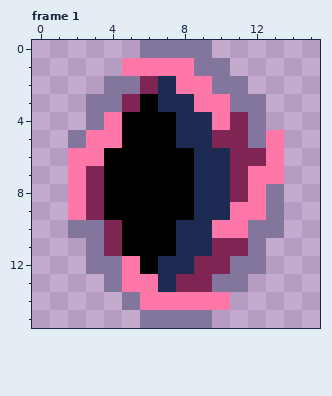
One commit to this pixel-art file: assets/portal.aseprite. The picture above was drawn from the file before the commit.
16x16 pixels, 1 frame. Shown: frame 1. The commit also changed other frames, which this record leaves out.
New version:
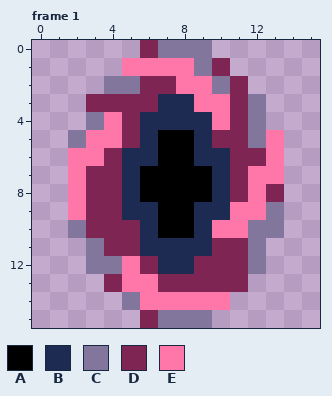
Palette (. is transparent): A #000000  B #1d2b53  C #83769c  D #7e2553  E #ff77a8
From the commit log: animated portal textures
Edits made:
--- frame 1, layers "Layer 4", "Layer 3", "Layer 2"
@@ x 0..15 @@
- 0 ......CCCC......
- 1 .....EEEECC.....
- 2 ....CCDBEECC....
- 3 ...CCDABBEECC...
- 4 ...CEAAABBEDC...
- 5 ..CEEAAABBDDCE..
- 6 ..EEAAAAABBDDE..
- 7 ..EDAAAAABBDEE..
- 8 ..EDAAAAABBDEC..
- 9 ..EDAAAAABBEEC..
-10 ..CCDAAABBEECC..
-11 ...CDAAABBDDC...
-12 ...CCEABBDDCC...
-13 ....CEEBDDCC....
+ 0 ......DCCC......
+ 1 .....EEEECD.....
+ 2 ....CCDDEECD....
+ 3 ...DDDDBBEEDC...
+ 4 ...CEDBBBBEDC...
+ 5 ..CEEDBAABDDCE..
+ 6 ..EEDBBAABBDDE..
+ 7 ..EDDBAAAABDEE..
+ 8 ..EDDBAAAABDED..
+ 9 ..EDDBBAABBEEC..
+10 ..CDDDBAABEECC..
+11 ...CDDBBBBDDC...
+12 ...CCEDBBDDDC...
+13 ....DEEDDDDD....
 14 .....CEEEEE.....
-15 ......CCCC......
+15 ......DCCC......
